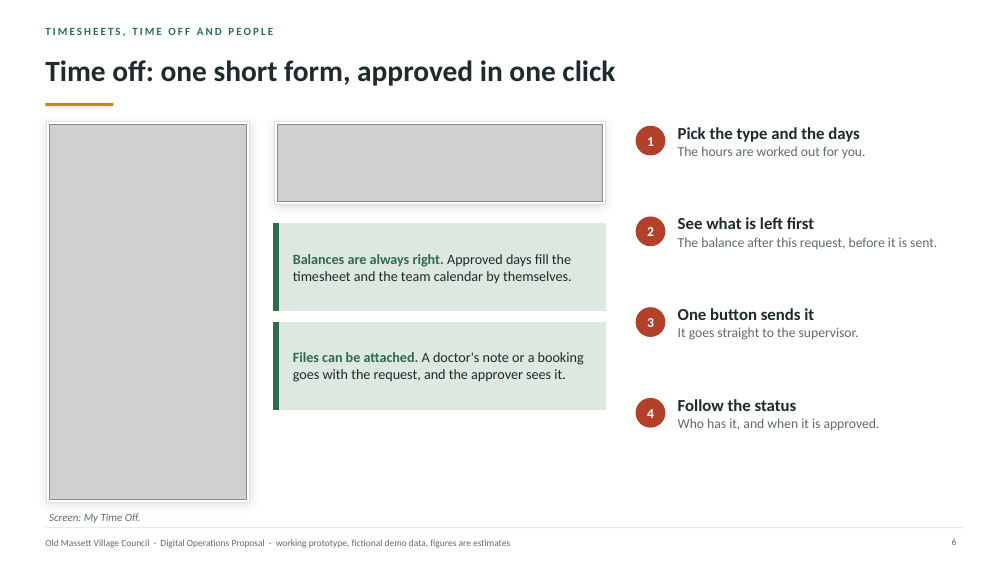
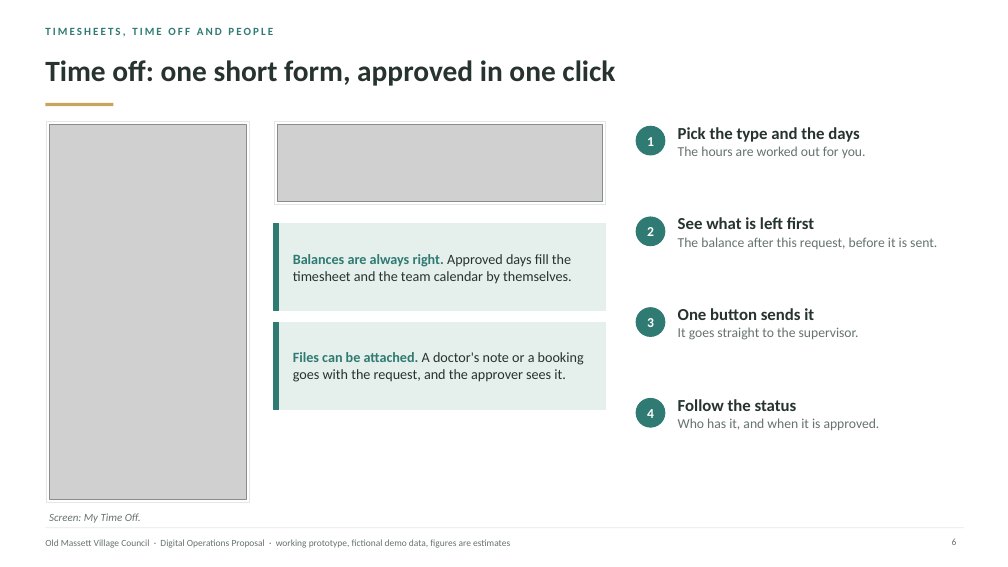
Before and after one commit to AndalibOlee/Portfolio, a slide deck: slide 6 of demo-platform/docs/Old_Massett_Village_Council_Executive_Digital_Operations_Proposal.pptx. Drawn at 1008x567 pixels with LibreOffice and Linux fonts; fonts in the diff are those of the drawing; grey boxes stand for pictures. Boxes give left, top, right and bottom in pixels: in the first picture for what was removed or moved away, otherwise in the second. Text is boxed around its words. In the diff, an @@ line names an element or a change of style, - is before the commit and + after.

```diff
--- a/demo-platform/docs/Old_Massett_Village_Council_Executive_Digital_Operations_Proposal.pptx
+++ b/demo-platform/docs/Old_Massett_Village_Council_Executive_Digital_Operations_Proposal.pptx
@@ text "TIMESHEETS, TIME OFF AND PEOPLE" at <box>45,27,273,36</box>: text colour #2F6B4F to #2F7A72 @@
@@ rectangle at <box>45,103,113,106</box>: fill #C98A1B to #C9A45C @@
@@ rectangle at <box>46,122,250,502</box>: outline #DCE2DE 0.75 pt to #E2E9E5 0.75 pt; shadow off @@
@@ rectangle at <box>274,122,605,204</box>: outline #DCE2DE 0.75 pt to #E2E9E5 0.75 pt; shadow off @@
@@ rectangle at <box>274,224,605,311</box>: fill #DCE8E0 to #E5EFEB; outline #DCE8E0 1 pt to #E5EFEB 1 pt @@
@@ rectangle at <box>274,224,278,311</box>: fill #2F6B4F to #2F7A72; outline #2F6B4F 1 pt to #2F7A72 1 pt @@
@@ text "Balances are always right. Approved ..." at <box>293,254,572,284</box>: text colour #2F6B4F to #2F7A72 in "Balances are always right."; text colour #1E2A2C to #26332F in "Approved days fill the timesheet and the ..." @@
@@ rectangle at <box>274,322,605,409</box>: fill #DCE8E0 to #E5EFEB; outline #DCE8E0 1 pt to #E5EFEB 1 pt @@
@@ rectangle at <box>274,322,278,409</box>: fill #2F6B4F to #2F7A72; outline #2F6B4F 1 pt to #2F7A72 1 pt @@
@@ text "Files can be attached. A ..." at <box>293,352,584,382</box>: text colour #2F6B4F to #2F7A72 in "Files can be attached."; text colour #1E2A2C to #26332F in "A doctor's note or a booking goes ..." @@
@@ fill #B3402A to #2F7A72; outline #B3402A 1 pt to #2F7A72 1 pt in 4 elements at <box>636,126,665,155</box>, <box>636,217,665,246</box>, <box>636,308,665,337</box>, <box>636,399,665,427</box> @@
@@ text "Screen: My Time Off." at <box>49,513,141,523</box>: text colour #5E6B6E to #66736F @@
```
Also in this commit, not shown: 21 other slides changed, 32 other files.
